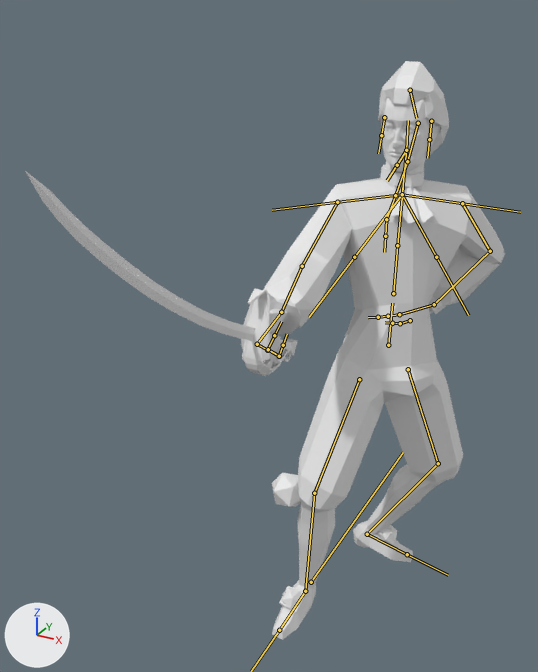
The FBX model olliuikkasenmiekkailupeli/Assets/ImportedAssets/miekkailija_v5.fbx, before and after one commit.
The view is the same before and after, from a 50 mm camera at (0.96, -2.43, 1.05) aimed at (-0.05, -0.6, 0.14). The axes (+X, +Y, +Z) are drawn at lower left. The lights are the same throughout. Both versions are drawn at frame 1 of the action 'RetreatFullStep1'; the numbers are the values there. The bones that bend it are drawn over the model as lines.

In view in the first picture: 'jalkapampula.R', 'kahva', 'kaulakoriste', 'kenkäpampula.L', 'kenkäpampula.R', 'kenkäsolki.L', 'kenkäsolki.R', 'peruuki', 'ruho', 'silma', 'terä'.
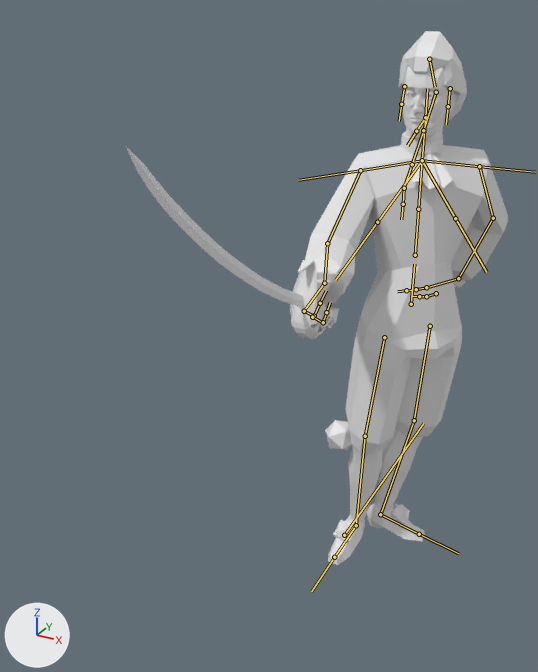
Changed parts and their boxes (x1, y1, x2, y2) in the pictures (538 x 672 px):
'ruho', posed (18% narrower, 8% shorter): before (254, 98, 505, 640); after (302, 66, 508, 565)
'terä', posed (23% narrower): before (25, 171, 255, 341); after (126, 147, 303, 308)
'peruuki', posed: before (378, 61, 449, 162); after (398, 31, 467, 126)
'kahva', posed (14% narrower, 10% shorter): before (241, 288, 298, 376); after (290, 260, 339, 339)
'kaulakoriste', posed: before (380, 165, 436, 224); after (401, 132, 455, 189)
'jalkapampula.R', posed (7% narrower, 11% shorter): before (272, 473, 301, 507); after (325, 420, 352, 450)
'kenkäpampula.R', posed (10% narrower, 13% shorter): before (282, 588, 302, 610); after (336, 521, 354, 540)
'kenkäpampula.L', posed: before (380, 525, 397, 543); after (393, 504, 410, 523)
'kenkäsolki.R', posed (7% narrower, 15% shorter): before (279, 586, 305, 612); after (333, 520, 357, 542)
'kenkäsolki.L', posed: before (377, 531, 397, 546); after (390, 503, 409, 525)
'silma', posed: before (386, 127, 415, 131); after (406, 94, 435, 98)
bone 'ROOT', root to tip: before (311, 582) to (403, 452); after (344, 535) to (423, 423)
bone 'alaselkä.L', root to tip: before (388, 345) to (392, 303); after (411, 304) to (414, 264)
bone 'selkä.L', root to tip: before (393, 293) to (397, 245); after (415, 255) to (418, 209)
bone 'pää', root to tip: before (406, 150) to (408, 120); after (425, 117) to (427, 88)
bone 'hius2', root to tip: before (418, 123) to (407, 161); after (436, 92) to (423, 130)
bone 'hius3', root to tip: before (407, 161) to (395, 195); after (423, 130) to (412, 164)
bone 'hauis.L', root to tip: before (462, 203) to (490, 251); after (479, 166) to (493, 218)
bone 'ranne.L', root to tip: before (490, 251) to (434, 304); after (493, 218) to (458, 278)
bone 'kämmen.L', root to tip: before (434, 304) to (401, 314); after (458, 278) to (428, 287)
bone 'hauis.R', root to tip: before (337, 202) to (302, 266); after (360, 170) to (327, 243)
bone 'ranne.R', root to tip: before (302, 266) to (281, 312); after (327, 243) to (324, 283)
bone 'kämmen.R', root to tip: before (281, 312) to (258, 342); after (324, 283) to (305, 309)
bone 'reisi.L', root to tip: before (408, 369) to (438, 463); after (430, 326) to (414, 420)
bone 'pohje.L', root to tip: before (438, 463) to (367, 534); after (414, 420) to (380, 514)
bone 'jalkapohja.L', root to tip: before (367, 534) to (407, 554); after (380, 514) to (419, 534)
bone 'reisi.R', root to tip: before (359, 379) to (314, 493); after (384, 337) to (365, 436)
bone 'pohje.R', root to tip: before (314, 493) to (305, 591); after (365, 436) to (356, 525)
bone 'jalkapohja.R', root to tip: before (305, 591) to (279, 630); after (356, 525) to (334, 557)

The change in detail:
Bone 'ROOT' (bone_root) moves from (0.0, -0.5, 0.0) to (0.0, 0.59, 0.0).
Bone 'alaselkä.L' (bone_alaselkä_l) moves from (0.62, -0.2, 0.05) to (0.62, 0.06, 0.4).
Bone 'alaselkä.L' (bone_alaselkä_l) turns from (-6, 48, -5) to (0, 48, 0) degrees about its own x, y and z.
Bone 'selkä.L' (bone_selkä_l) turns from (5, 0, 0) to (6, 0, 0) degrees about its own x, y and z.
Bone 'pää' (bone_pää) turns from (8, -38, -1) to (4, -38, -1) degrees about its own x, y and z.
Bone 'hius2' (bone_hius2) turns from (1, -3, 14) to (-6, -4, 15) degrees about its own x, y and z.
Bone 'hius3' (bone_hius3) turns from (-5, 0, 2) to (2, 0, 0) degrees about its own x, y and z.
Bone 'hauis.L' (bone_hauis_l) turns from (-13, -5, 25) to (-25, -4, 28) degrees about its own x, y and z.
Bone 'ranne.L' (bone_ranne_l) turns from (-88, 1, 3) to (-45, 2, 6) degrees about its own x, y and z.
Bone 'kämmen.L' (bone_kämmen_l) turns from (48, 118, 82) to (-127, 27, -101) degrees about its own x, y and z.
Bone 'hauis.R' (bone_hauis_r) turns from (-9, 10, 35) to (-21, 10, 20) degrees about its own x, y and z.
Bone 'ranne.R' (bone_ranne_r) turns from (10, -2, 24) to (11, -6, 49) degrees about its own x, y and z.
Bone 'kämmen.R' (bone_kämmen_r) turns from (-19, 45, -45) to (-5, 40, -39) degrees about its own x, y and z.
Bone 'reisi.L' (bone_reisi_l) turns from (-9, -57, 2) to (-46, -47, 39) degrees about its own x, y and z.
Bone 'pohje.L' (bone_pohje_l) turns from (2, -1, 48) to (-2, 0, 6) degrees about its own x, y and z.
Bone 'jalkapohja.L' (bone_jalkapohja_l) turns from (21, 1, -21) to (4, 3, -10) degrees about its own x, y and z.
Bone 'reisi.R' (bone_reisi_r) turns from (3, 48, 18) to (-25, 40, -18) degrees about its own x, y and z.
Bone 'pohje.R' (bone_pohje_r) turns from (-4, -1, -37) to (-3, 1, -9) degrees about its own x, y and z.
Bone 'jalkapohja.R' (bone_jalkapohja_r) turns from (4, 10, -6) to (7, 10, -7) degrees about its own x, y and z.
